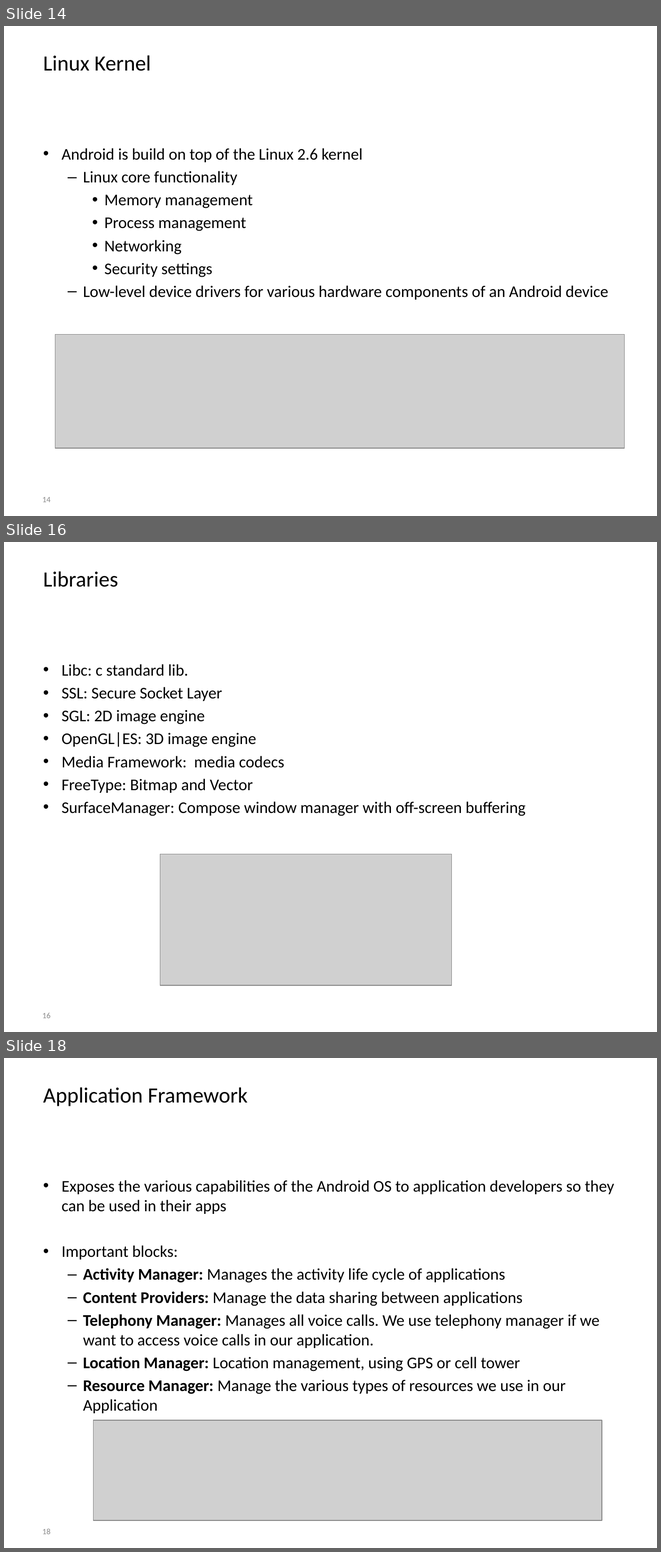
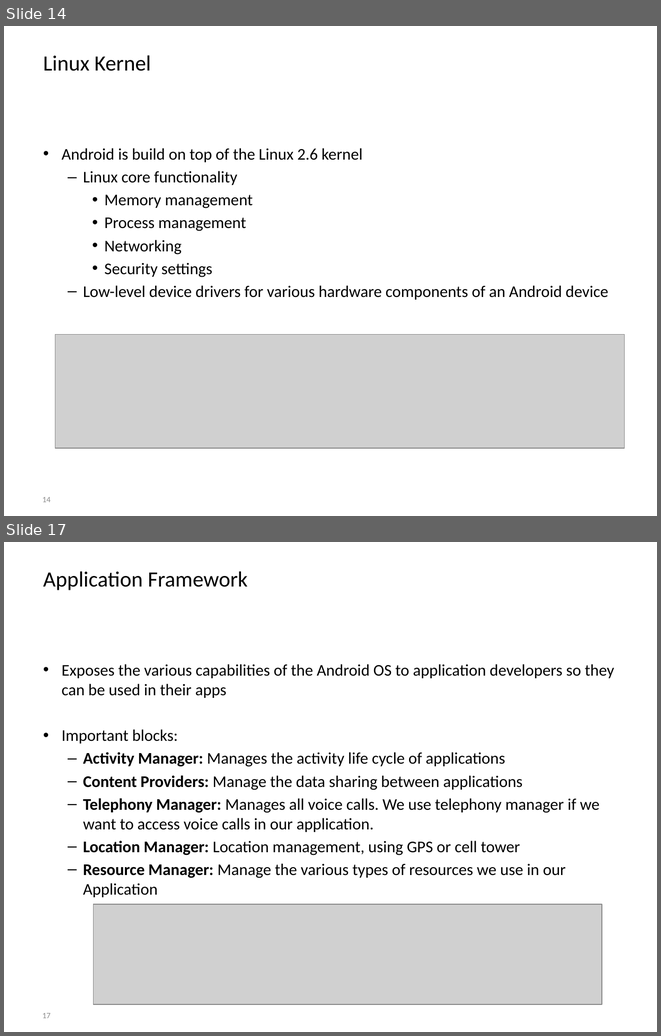
Before and after one commit to BioBoost/android_development_course, a slide deck: slides/chapter1_getting_started.pptx. Shown one above the other, each under a label of ours: slides 14, 16 and 18 before the commit, slides 14 and 17 after it; the slides between them are not shown. The pictures are 661x1552 and 661x1036 pixels, drawn with LibreOffice and Linux fonts; fonts in the diff are those of the drawing; grey boxes stand for pictures; background and template pictures are left out. Boxes give left, top, right and bottom in pixels: in the first picture for what was removed or moved away, otherwise in the second. Text is boxed around its words. In the diff, an @@ line names an element or a change of style, - is before the commit and + after.

```diff
--- a/slides/chapter1_getting_started.pptx
+++ b/slides/chapter1_getting_started.pptx
@@ slide 16 removed at box(4, 542, 657, 1032), background picture (left out) @@
@@ title removed at box(43, 571, 118, 587) @@
-Libraries
@@ text removed at box(62, 664, 526, 816) @@
-• Libc: c standard lib.
-• SSL: Secure Socket Layer
-• SGL: 2D image engine
-• OpenGL|ES: 3D image engine
-• Media Framework: media codecs
-• FreeType: Bitmap and Vector
-• SurfaceManager: Compose window manager with off-screen buffering
@@ picture removed at box(160, 854, 451, 986) @@
@@ page number removed at box(42, 1012, 51, 1018) @@
-16
@@ what was slide 18 is now slide 17 @@
@@ page number at box(42, 1013, 51, 1018): text changed @@
-18
+17
```
Also in this commit, not shown: 4 slides changed, 6 other files.
